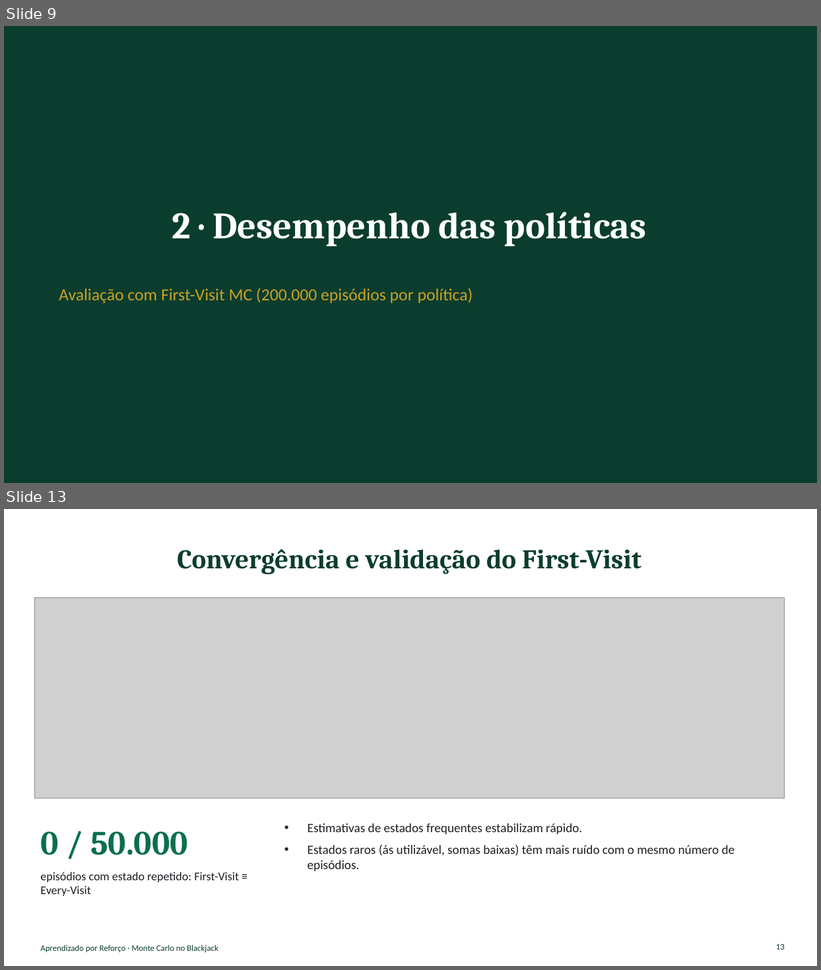
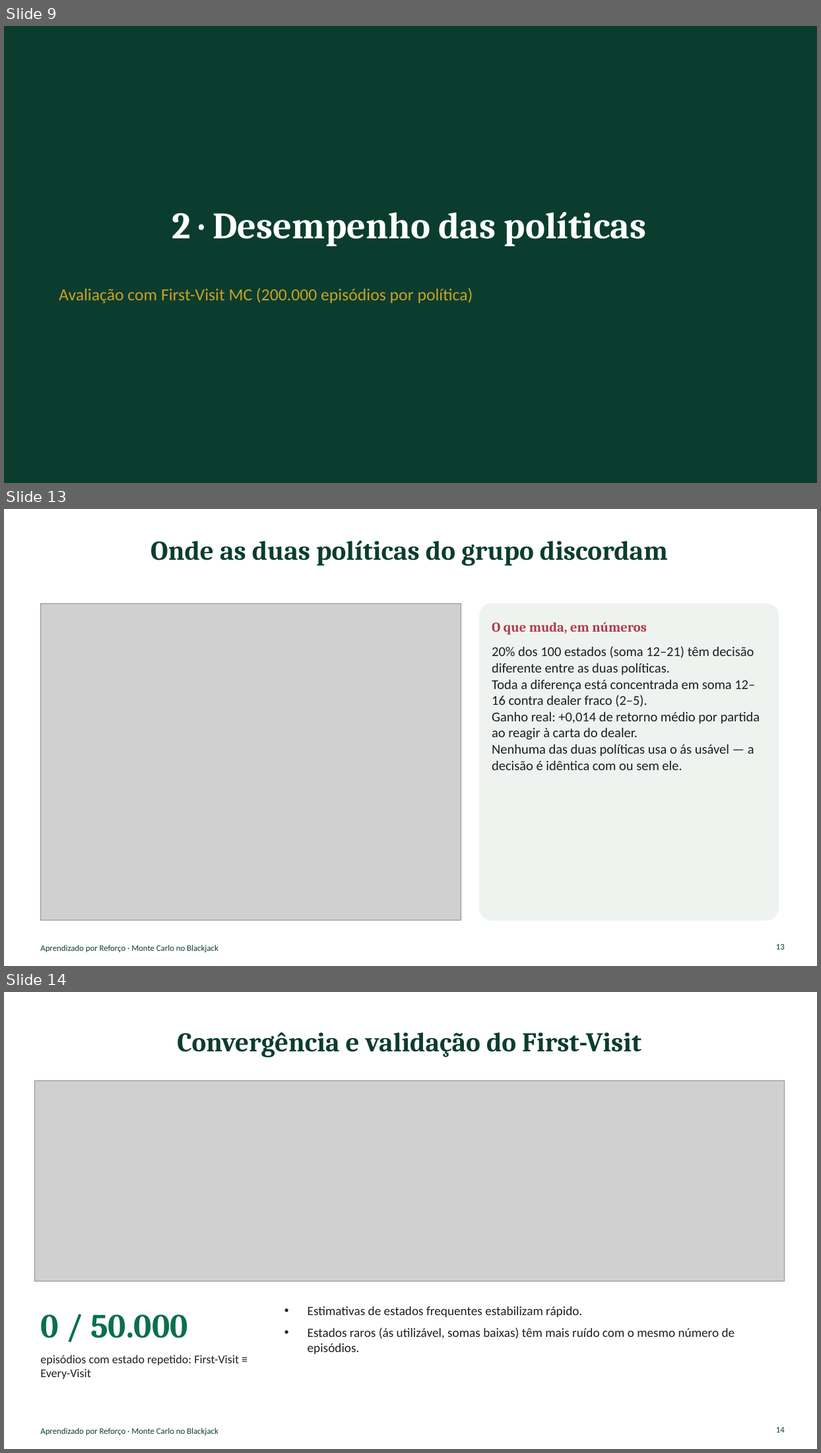
Before and after one commit to Lucaslquadros/AC2-RL, a slide deck: apresentacao/Apresentacao_Monte_Carlo_AC2_v2.pptx. Shown one above the other, each under a label of ours: slides 9 and 13 before the commit, slides 9, 13 and 14 after it; the slides between them are not shown. The pictures are 821x970 and 821x1453 pixels, drawn with LibreOffice and Linux fonts; fonts in the diff are those of the drawing; grey boxes stand for pictures. Boxes give left, top, right and bottom in pixels: in the first picture for what was removed or moved away, otherwise in the second. Text is boxed around its words. In the diff, an @@ line names an element or a change of style, - is before the commit and + after.

Commit message:
Define politicas proprias do grupo e revisa experimentos/apresentacao
- Substitui os placeholders de politica por duas politicas do grupo:
  "Imita o dealer (>=17)" e "Depende da carta do dealer" (para em 12
  contra dealer fraco 2-5), com First-Visit MC recalculado (200k
  episodios) e resultados atualizados em resultados/.
- Adiciona guia explicativo dos experimentos para leigos (docs/,
  versoes .md e .html).
- Revisa a apresentacao (v2) com os novos numeros/graficos e cria v3
  com ajustes de storytelling: notas do apresentador corrigidas,
  slide de politicas aprendidas recalculado contra as politicas atuais,
  nova slide comparando as duas politicas do grupo lado a lado.
- Gera visuais novos de apoio (heatmaps de decisao/V(s), divergencia,
  grafico animado) em resultados/.

```diff
--- a/apresentacao/Apresentacao_Monte_Carlo_AC2_v2.pptx
+++ b/apresentacao/Apresentacao_Monte_Carlo_AC2_v2.pptx
@@ slide 13 added at (4, 509, 817, 966), background #FFFFFF; not listed: 1 template element that a slide beside it also shows @@
@@ title added at (151, 540, 668, 566), 32 pt, text #0B3D2E, bold @@
+Onde as duas políticas do grupo discordam
@@ picture added at (40, 603, 461, 921) @@
@@ rounded rectangle added at (480, 603, 779, 921), fill #EEF3F0, outline #EEF3F0 1 pt @@
@@ text added at (492, 622, 646, 635), 16 pt, text #B23A48, bold @@
+O que muda, em números
@@ text added at (492, 646, 760, 770), 16 pt, text #1B1F23 @@
+20% dos 100 estados (soma 12–21) têm decisão diferente entre as duas políticas.
+Toda a diferença está concentrada em soma 12–16 contra dealer fraco (2–5).
+Ganho real: +0,014 de retorno médio por partida ao reagir à carta do dealer.
+Nenhuma das duas políticas usa o ás usável — a decisão é idêntica com ou sem ele.
@@ page number added at (776, 944, 785, 950), 10 pt, text #0B3D2E @@
+13
@@ what was slide 13 is now slide 14 @@
@@ page number at (776, 1427, 785, 1433): text changed @@
-13
+14
```
Also in this commit, not shown: 7 slides changed, 16 other files.
